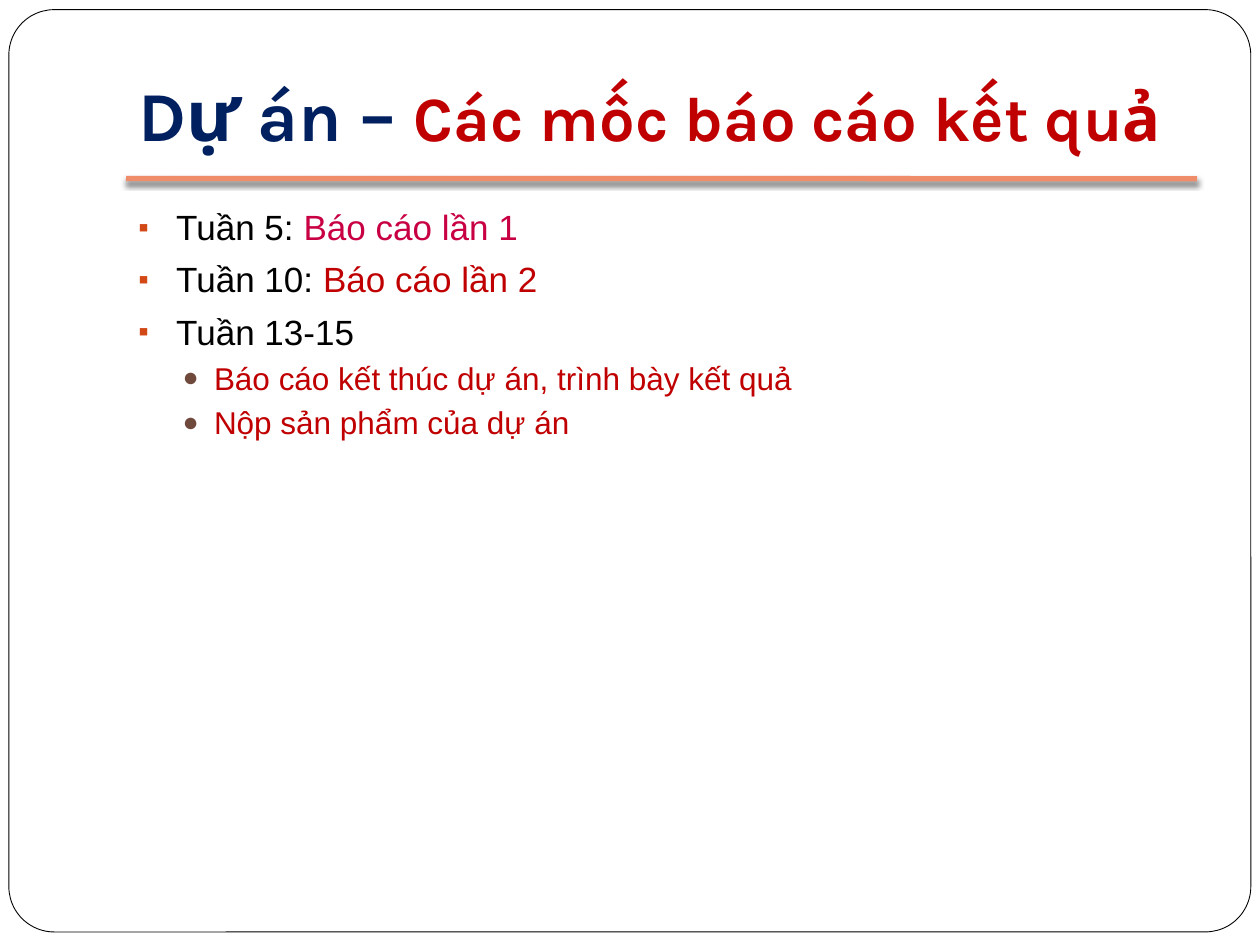
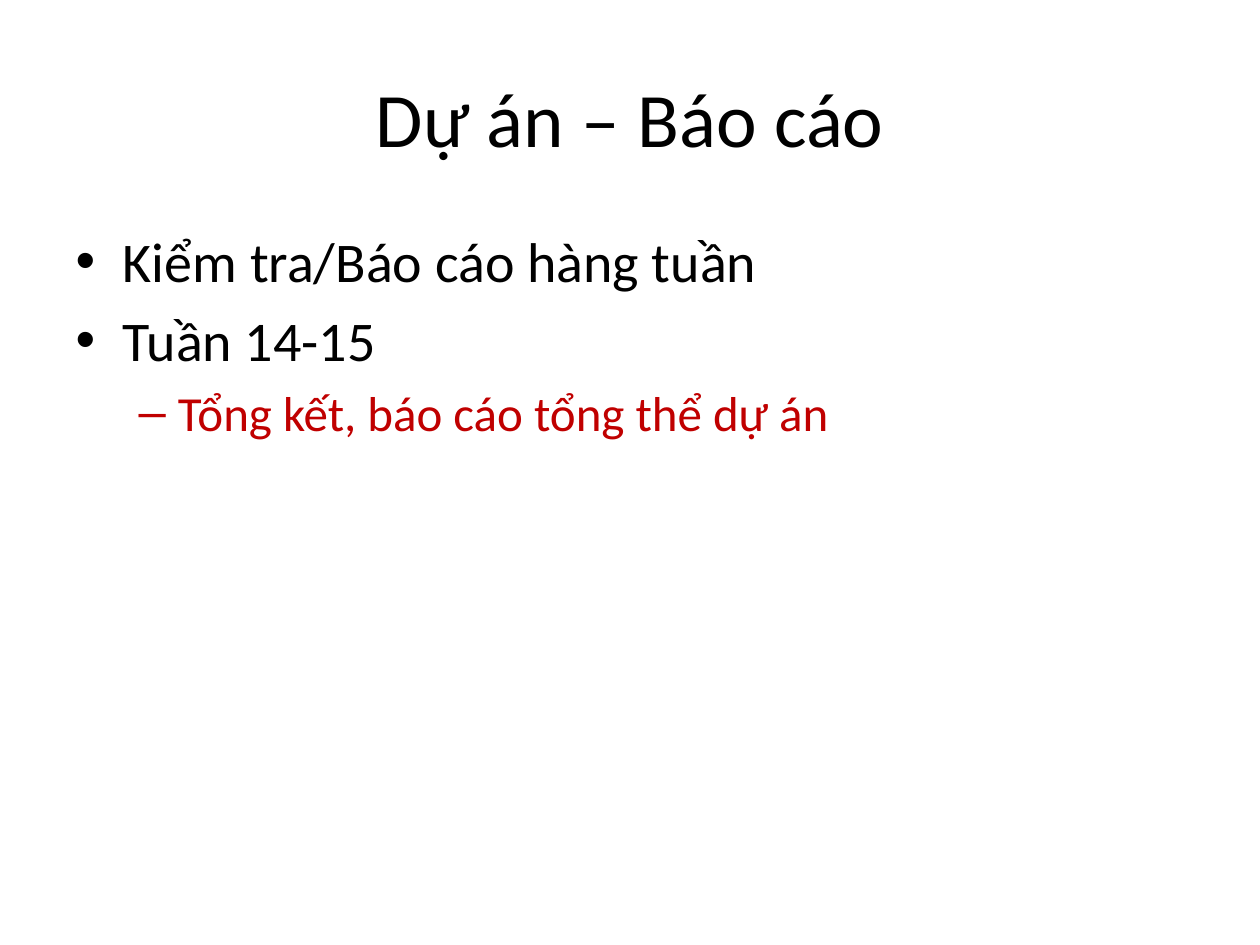
Before and after one commit to BachPhiLong/SE2013, a slide deck: slide 12 of 00-Course Info.pptx (slide 7 before the commit). Drawn at 1260x945 pixels with LibreOffice and Linux fonts; fonts in the diff are those of the drawing. Boxes give left, top, right and bottom in pixels: in the first picture for what was removed or moved away, otherwise in the second. Text is boxed around its words. In the diff, an @@ line names an element or a change of style, - is before the commit and + after.

```diff
--- a/00-Course Info.pptx
+++ b/00-Course Info.pptx
@@ rounded rectangle removed at bbox=[9, 10, 1251, 932] @@
@@ title "Dự án – Báo cáo" at bbox=[376, 94, 883, 160]: vertical alignment bottom to middle @@
@@ title at bbox=[376, 94, 883, 160]: text changed; size 36 to 44 pt; font Karla to Calibri; text colour #C00000 to #000000; bold off @@
-Dự án – Các mốc báo cáo kết quả
+Dự án – Báo cáo
@@ line removed from (126, 179) to (1197, 179) @@
@@ text at bbox=[123, 238, 828, 440]: text changed; size 18 to 32 pt; font Arial to Calibri; text colour #C00000 to #000000 @@
-▪ Tuần 5: Báo cáo lần 1
-▪ Tuần 10: Báo cáo lần 2
-▪ Tuần 13-15
-  ● Báo cáo kết thúc dự án, trình bày kết quả
-  ● Nộp sản phẩm của dự án
+• Kiểm tra/Báo cáo hàng tuần
+• Tuần 14-15
+  – Tổng kết, báo cáo tổng thể dự án
```
Also in this commit, not shown: 8 other slides changed, 6 slides added, 3 slides removed.
